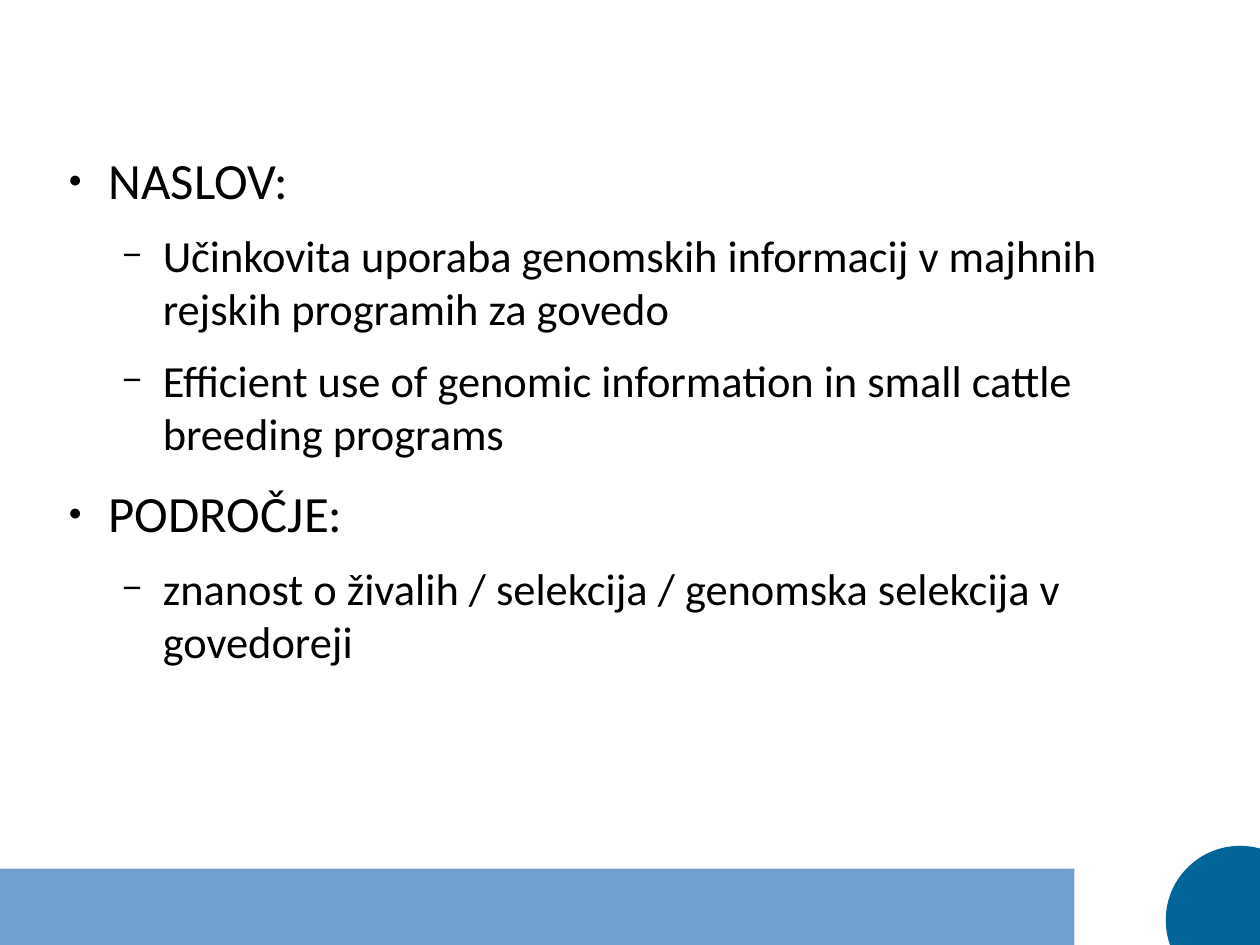
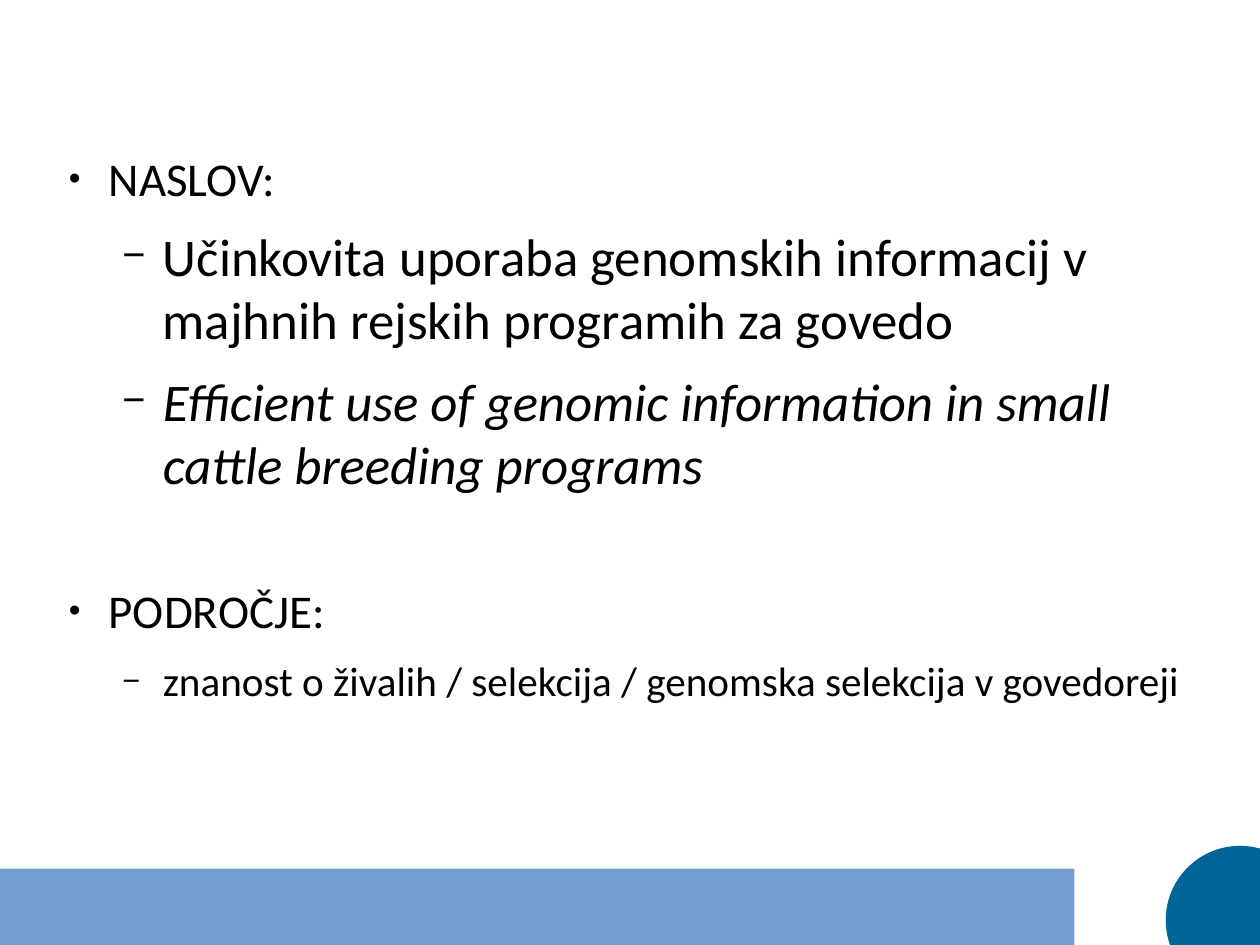
Before and after one commit to janaobsteter/Genotype_CODES, a slide deck: slide 3 of Predstavitev_dispozicija.odp. Drawn at 1260x945 pixels with LibreOffice and Linux fonts; fonts in the diff are those of the drawing. Boxes give left, top, right and bottom in pixels: in the first picture for what was removed or moved away, otherwise in the second. Text is boxed around its words. In the diff, an @@ line names an element or a change of style, - is before the commit and + after.

```diff
--- a/Predstavitev_dispozicija.odp
+++ b/Predstavitev_dispozicija.odp
@@ text "NASLOV:" at (109,165,1179,703): size 32 to 29.6 pt in "NASLOV:", "PODROČJE:"; size 28 to 33.3 pt in "Učinkovita uporaba genomskih informacij v majhnih rejskih ...", "Efficient use of genomic information in small ..."; italic on in "Efficient use of genomic information in small ..."; size 28 to 25.9 pt in "znanost o živalih / selekcija / genomska ..." @@
```
Also in this commit, not shown: 5 other slides changed, 2 slides added, 6 other files.
